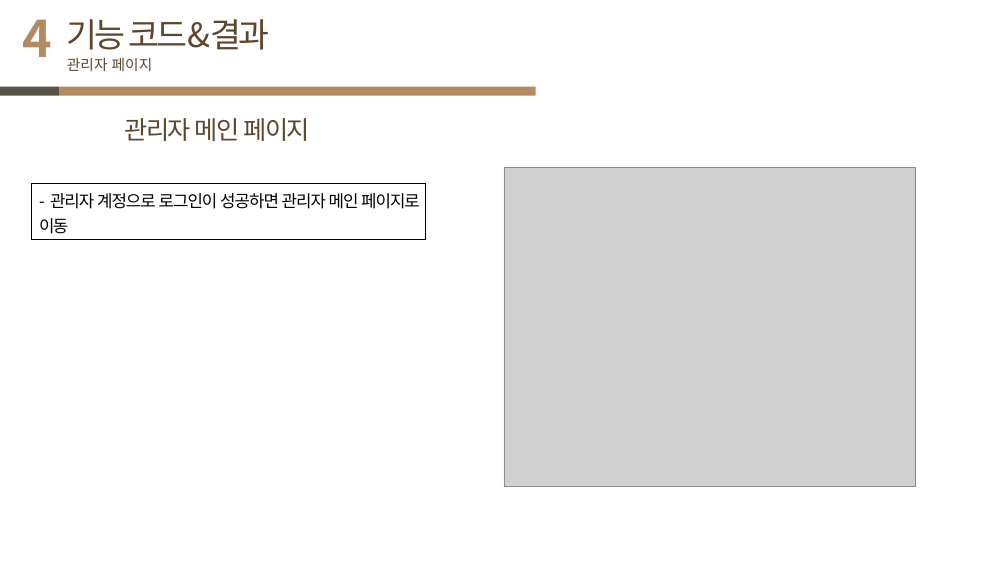
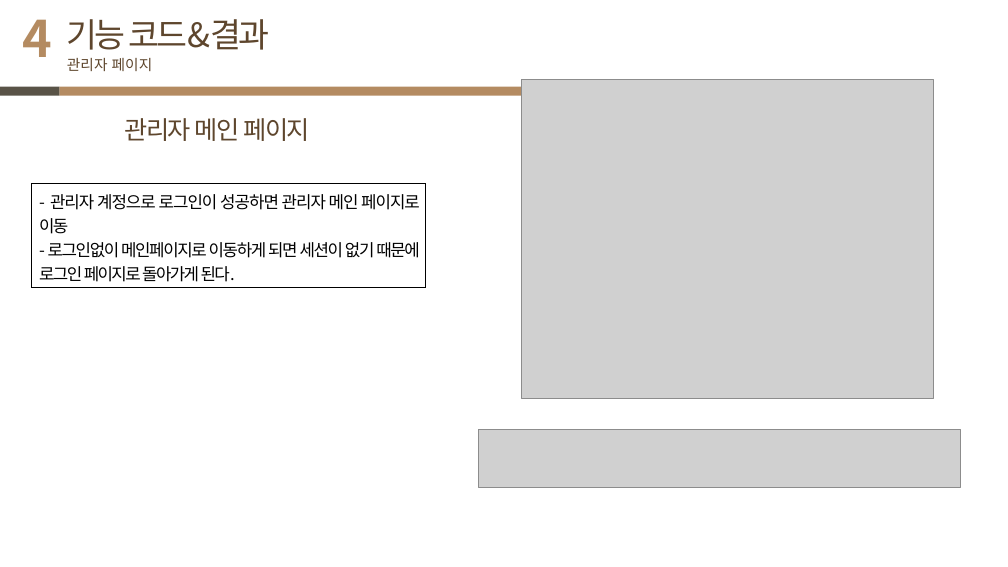
Before and after one commit to JJang-Ah/JSP-shoping-mall-project, a slide deck: slide 16 of JaAhCamping_project(JSP).pptx (slide 13 before the commit). Drawn at 1008x567 pixels with LibreOffice and Linux fonts; fonts in the diff are those of the drawing; grey boxes stand for pictures. Boxes give left, top, right and bottom in pixels: in the first picture for what was removed or moved away, otherwise in the second. Text is boxed around its words. In the diff, an @@ line names an element or a change of style, - is before the commit and + after.

```diff
--- a/JaAhCamping_project(JSP).pptx
+++ b/JaAhCamping_project(JSP).pptx
@@ picture: place and size @@
-picture at (504, 168, 917, 487)
+picture at (522, 79, 934, 399)
@@ rectangle "- 관리자 계정으로 로그인이 성공하면 ...": place and size @@
-rectangle "- 관리자 계정으로 로그인이 성공하면 ..." at (32, 184, 426, 240)
+rectangle "- 관리자 계정으로 로그인이 성공하면 ..." at (32, 184, 426, 287)
@@ text in rectangle at (39, 242, 420, 282): paragraph added @@
+- 로그인없이 메인페이지로 이동하게 되면 세션이 없기 때문에 로그인 페이지로 돌아가게 된다.
@@ picture added at (478, 430, 961, 487) @@
```
Also in this commit, not shown: 12 other slides changed, 10 slides added, 2 other files.
